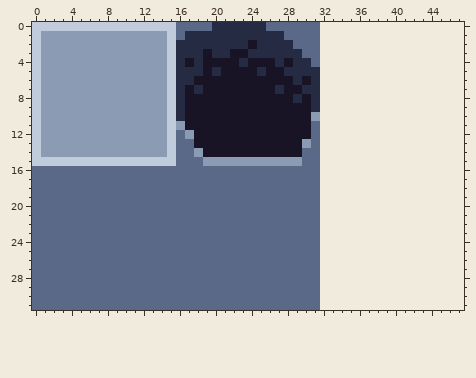
Two versions of one pixel-art sprite, Resource/Maps/Maze/mazeTile.png. Above: the version before the commit.
The file is 32x32 pixels. The old version is drawn lined up with the new one, on the new canvas.
After the commit:
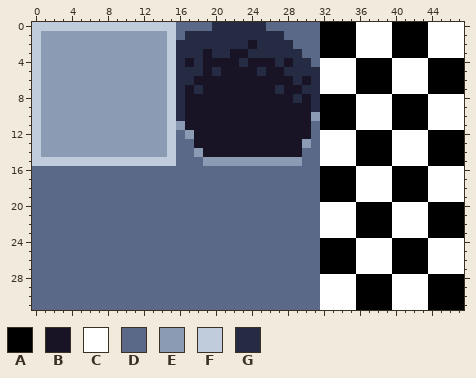
Palette (. is transparent): A #000000  B #181425  C #ffffff  D #5a6988  E #8b9bb4  F #c0cbdc  G #262b44
Edits made:
canvas 32x32 -> 48x32
y 0..3: x 32..47 ................ -> AAAACCCCAAAACCCC
y 4..7: x 32..47 ................ -> CCCCAAAACCCCAAAA
y 8..11: x 32..47 ................ -> AAAACCCCAAAACCCC
y 12..15: x 32..47 ................ -> CCCCAAAACCCCAAAA
y 16..19: x 32..47 ................ -> AAAACCCCAAAACCCC
y 20..23: x 32..47 ................ -> CCCCAAAACCCCAAAA
y 24..27: x 32..47 ................ -> AAAACCCCAAAACCCC
y 28..31: x 32..47 ................ -> CCCCAAAACCCCAAAA
Where, in picture pixels (left, top, right, bottom), the same in both pictures:
added: (320, 22, 464, 310)
